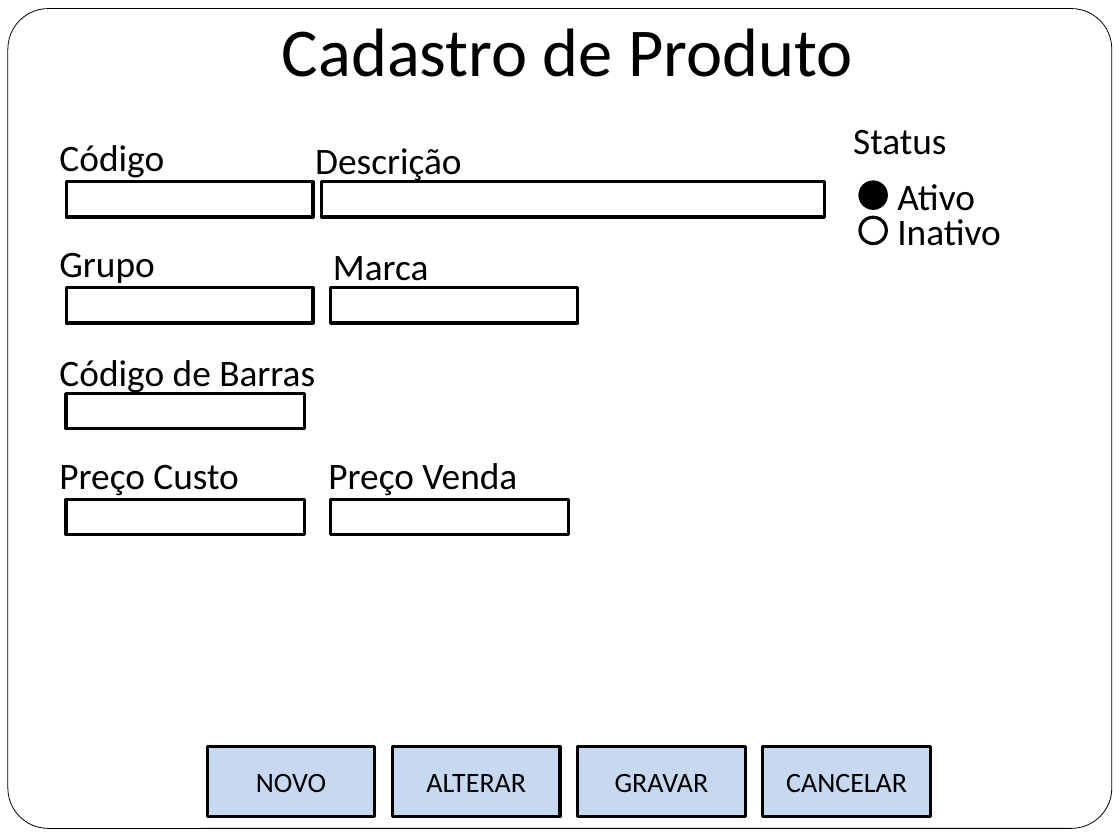
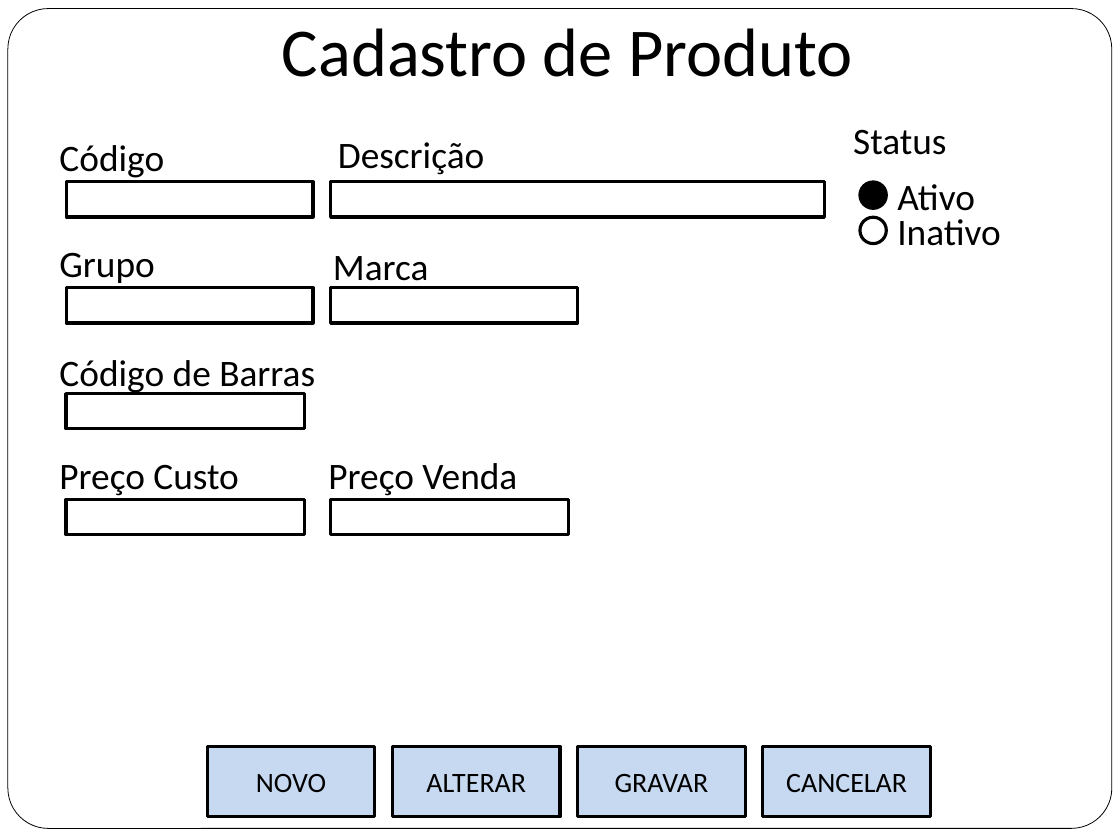
Before and after one commit to flaviochagas/PosGrupo4, a slide deck: slide 8 of Site/site/documentos/prototipos - V_3.0.pptx. Drawn at 1120x840 pixels with LibreOffice and Linux fonts; fonts in the diff are those of the drawing. Boxes give left, top, right and bottom in pixels: in the first picture for what was removed or moved away, otherwise in the second. Text is boxed around its words. In the diff, an @@ line names an element or a change of style, - is before the commit and + after.

```diff
--- a/Site/site/documentos/prototipos - V_3.0.pptx
+++ b/Site/site/documentos/prototipos - V_3.0.pptx
@@ text "Descrição": place and size @@
-text "Descrição" at [315,148,461,184]
+text "Descrição" at [338,142,484,175]
@@ rectangle: place and size @@
-rectangle at [321,181,824,216]
+rectangle at [330,181,824,216]
```
Also in this commit, not shown: 5 other slides changed, 7 other files.
